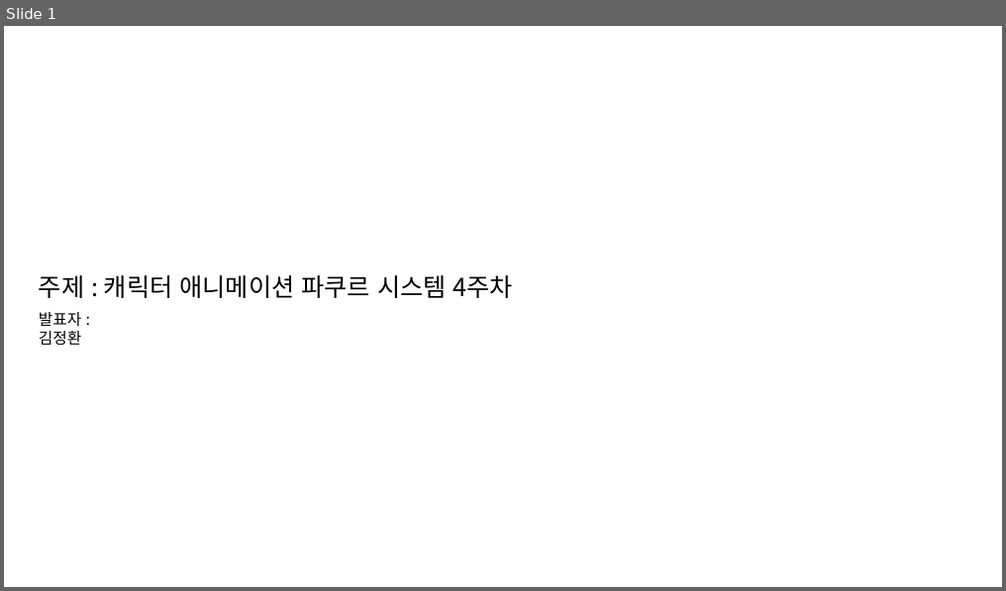
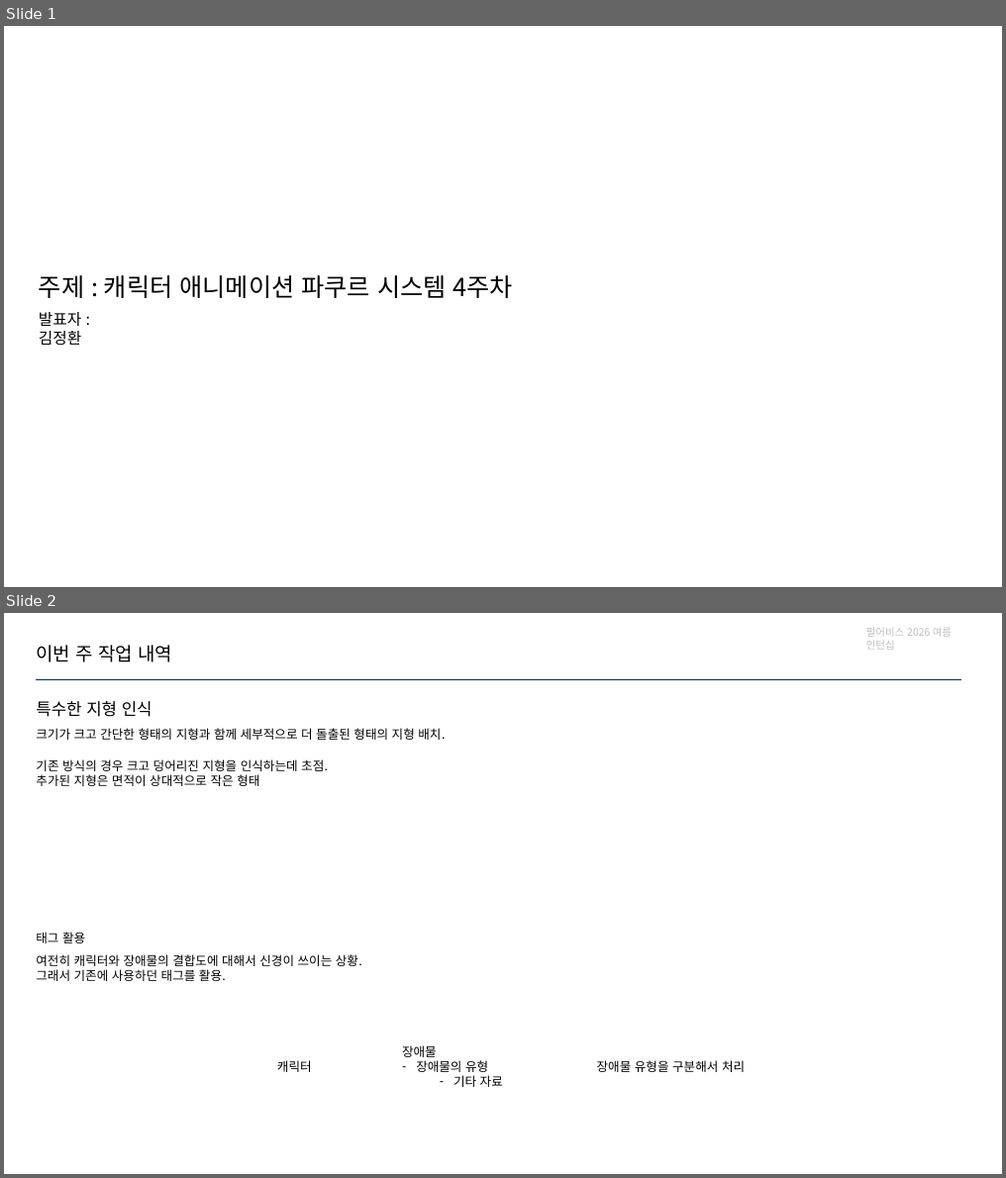
Before and after one commit to jhk0701/PA26-Character-Animation-Parkour, a slide deck: PPT/week4.pptx. Shown one above the other, each under a label of ours: slide 1 before the commit, slides 1 and 2 after it. The pictures are 1006x591 and 1006x1178 pixels, drawn with LibreOffice and Linux fonts; fonts in the diff are those of the drawing. Boxes give left, top, right and bottom in pixels: in the first picture for what was removed or moved away, otherwise in the second. Text is boxed around its words. In the diff, an @@ line names an element or a change of style, - is before the commit and + after.

```diff
--- a/PPT/week4.pptx
+++ b/PPT/week4.pptx
@@ slide 2 added at [4,613,1002,1174], background #FFFFFF @@
@@ text added at [866,628,951,650], 10 pt, text #BFBFBF @@
+펄어비스 2026 여름 인턴십
@@ text added at [36,645,172,663], 18 pt, text #000000 @@
+이번 주 작업 내역
@@ text added at [36,701,152,717], 16 pt, text #000000 @@
+특수한 지형 인식
@@ line added from (36, 680) to (961, 680), #0E2841 1.5 pt @@
@@ text added at [36,728,445,740], 12 pt, text #000000 @@
+크기가 크고 간단한 형태의 지형과 함께 세부적으로 더 돌출된 형태의 지형 배치.
@@ text added at [36,760,328,786], 12 pt, text #000000 @@
+기존 방식의 경우 크고 덩어리진 지형을 인식하는데 초점.
+추가된 지형은 면적이 상대적으로 작은 형태
@@ text added at [36,932,85,944], 12 pt, text #000000 @@
+태그 활용
@@ text added at [36,955,362,981], 12 pt, text #000000 @@
+여전히 캐릭터와 장애물의 결합도에 대해서 신경이 쓰이는 상황.
+그래서 기존에 사용하던 태그를 활용.
@@ text added at [402,1046,503,1087], 12 pt, text #000000 @@
+장애물
+– 장애물의 유형
+  – 기타 자료
@@ text added at [277,1060,312,1072], 12 pt, text #000000 @@
+캐릭터
@@ text added at [597,1060,745,1072], 12 pt, text #000000 @@
+장애물 유형을 구분해서 처리
```
Also in this commit, not shown: 5 slides changed, 2 other slides added.
